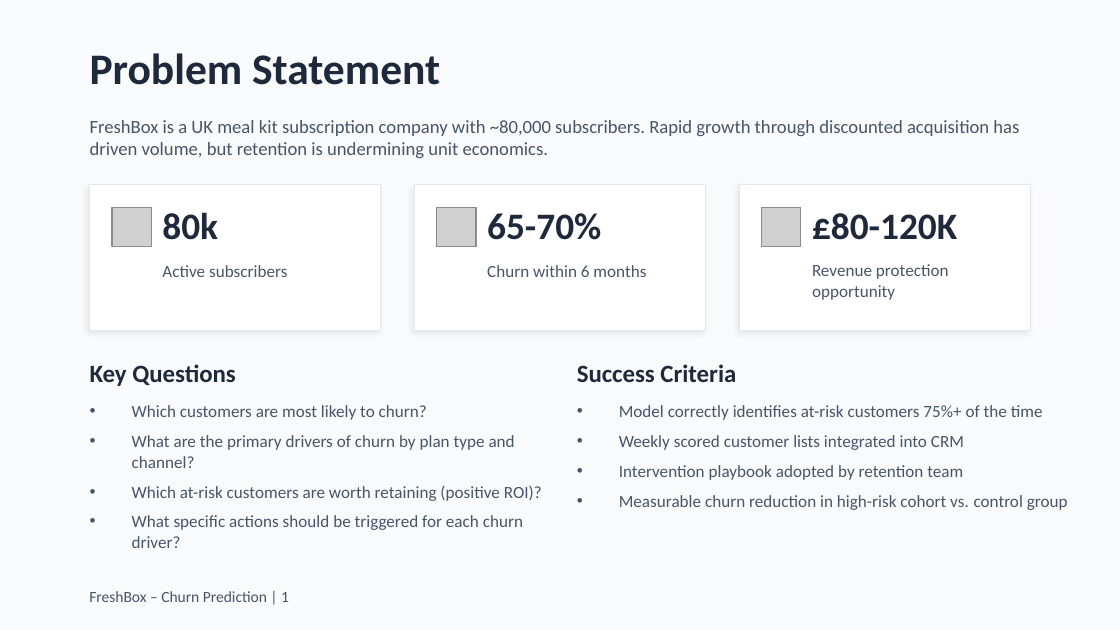
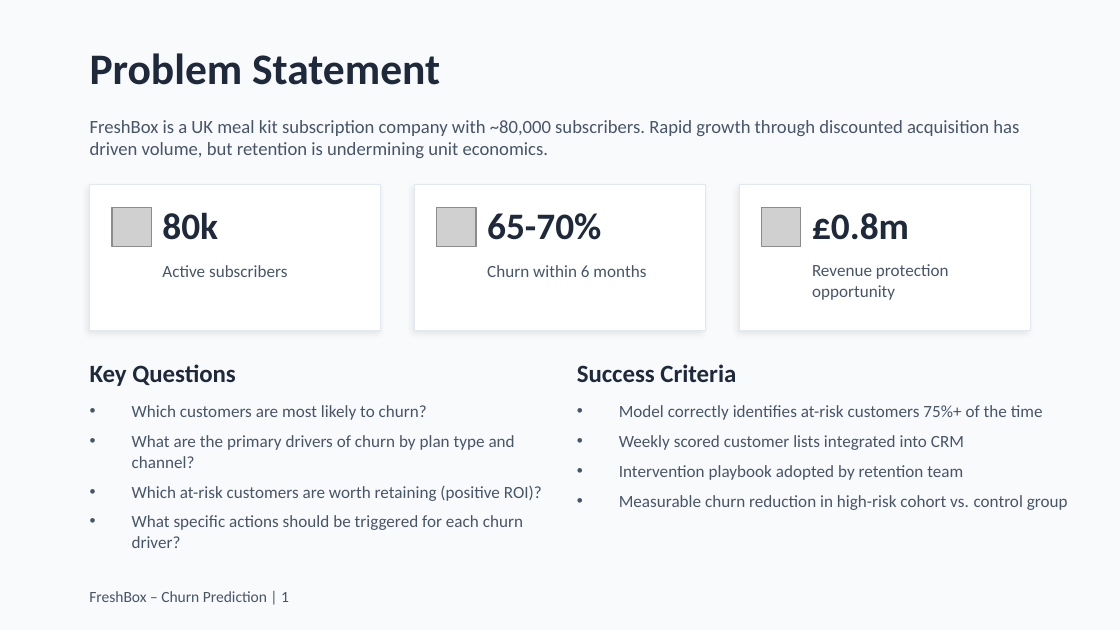
Before and after one commit to alexeolsen/freshbox-churn-prediction, a slide deck: slide 2 of deck/B_FreshBox_The_Proposal.pptx. Drawn at 1120x630 pixels with LibreOffice and Linux fonts; fonts in the diff are those of the drawing; grey boxes stand for pictures. Boxes give left, top, right and bottom in pixels: in the first picture for what was removed or moved away, otherwise in the second. Text is boxed around its words. In the diff, an @@ line names an element or a change of style, - is before the commit and + after.

```diff
--- a/deck/B_FreshBox_The_Proposal.pptx
+++ b/deck/B_FreshBox_The_Proposal.pptx
@@ text at box(812, 213, 909, 240): text changed @@
-£80-120K
+£0.8m
```
Also in this commit, not shown: 1 other file.
